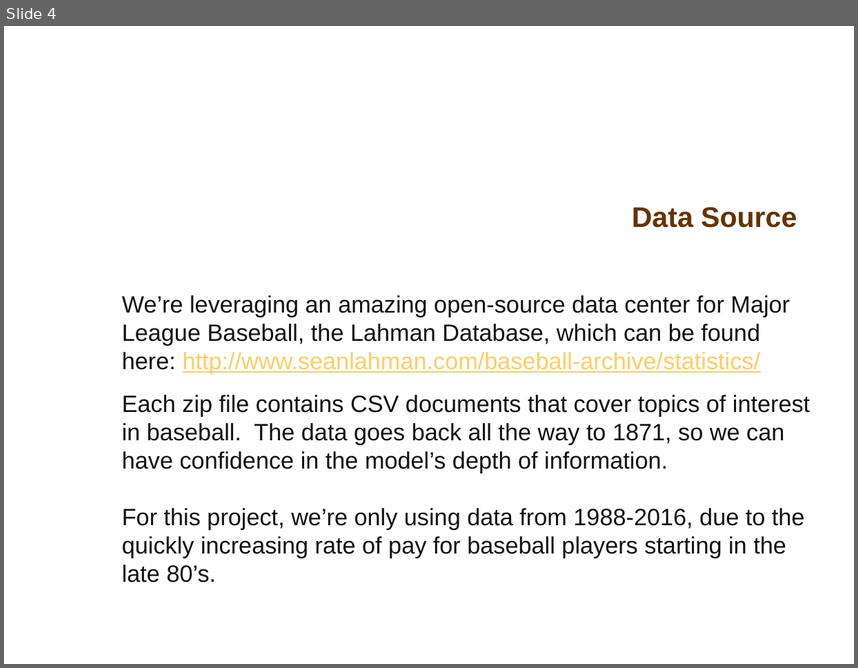
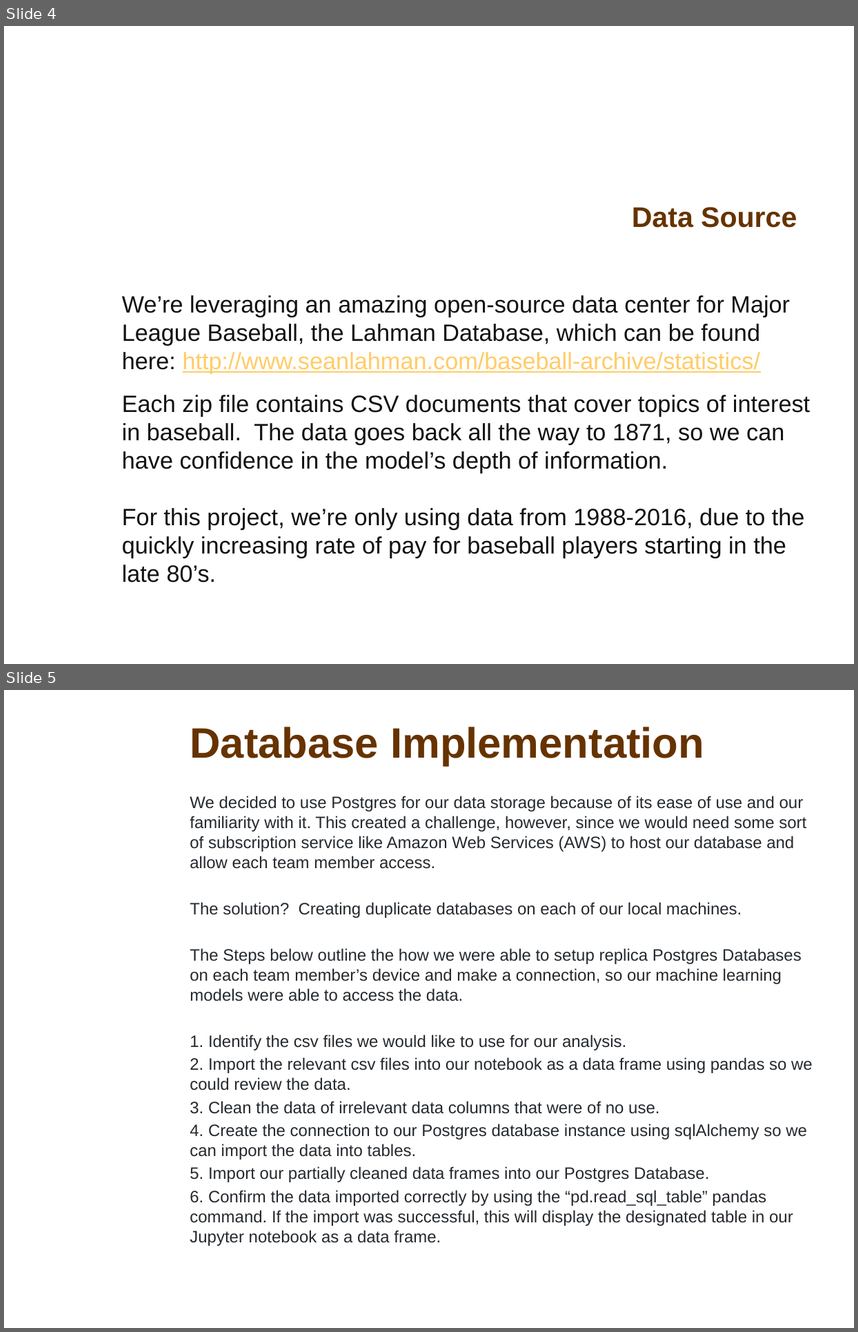
Before and after one commit to davidfashbinder/final_project, a slide deck: Final Presentation.pptx. Shown one above the other, each under a label of ours: slide 4 before the commit, slides 4 and 5 after it. The pictures are 858x668 and 858x1332 pixels, drawn with LibreOffice and Linux fonts; fonts in the diff are those of the drawing; background and template pictures are left out. Boxes give left, top, right and bottom in pixels: in the first picture for what was removed or moved away, otherwise in the second. Text is boxed around its words. In the diff, an @@ line names an element or a change of style, - is before the commit and + after.

Commit message:
updated presentation file, added additional notebooks and visualizations

```diff
--- a/Final Presentation.pptx
+++ b/Final Presentation.pptx
@@ slide 5 added at box(4, 690, 854, 1328), background picture (left out) @@
@@ title added at box(190, 727, 704, 766), 36 pt, text #663300, bold @@
+Database Implementation
@@ text added at box(190, 796, 813, 1245), 14 pt, text #24292E @@
+We decided to use Postgres for our data storage because of its ease of use and our familiarity with it. This created a challenge, however, since we would need some sort of subscription service like Amazon Web Services (AWS) to host our database and allow each team member access.
+The solution? Creating duplicate databases on each of our local machines.
+The Steps below outline the how we were able to setup replica Postgres Databases on each team member’s device and make a connection, so our machine learning models were able to access the data.
+1. Identify the csv files we would like to use for our analysis.
+2. Import the relevant csv files into our notebook as a data frame using pandas so we could review the data.
+3. Clean the data of irrelevant data columns that were of no use.
+4. Create the connection to our Postgres database instance using sqlAlchemy so we can import the data into tables.
+5. Import our partially cleaned data frames into our Postgres Database.
+6. Confirm the data imported correctly by using the “pd.read_sql_table” pandas command. If the import was successful, this will display the designated table in our Jupyter notebook as a data frame.
```
Also in this commit, not shown: 3 slides changed, 2 other slides added, 2 other files.
